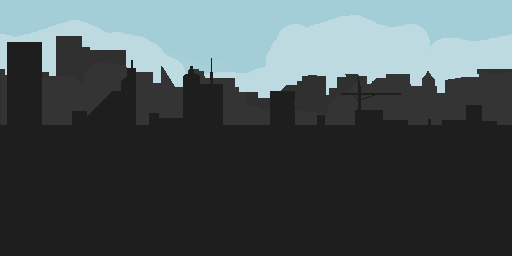
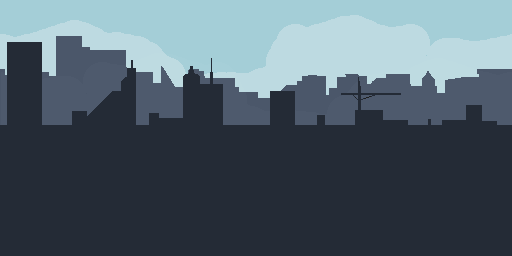
Layered file, before and after one edit (512px x 256px). Changes by layer:
painted on "buildings_1" over [left=0, top=42, right=512, bottom=256]
painted on "buildings_0" over [left=0, top=36, right=512, bottom=256]
